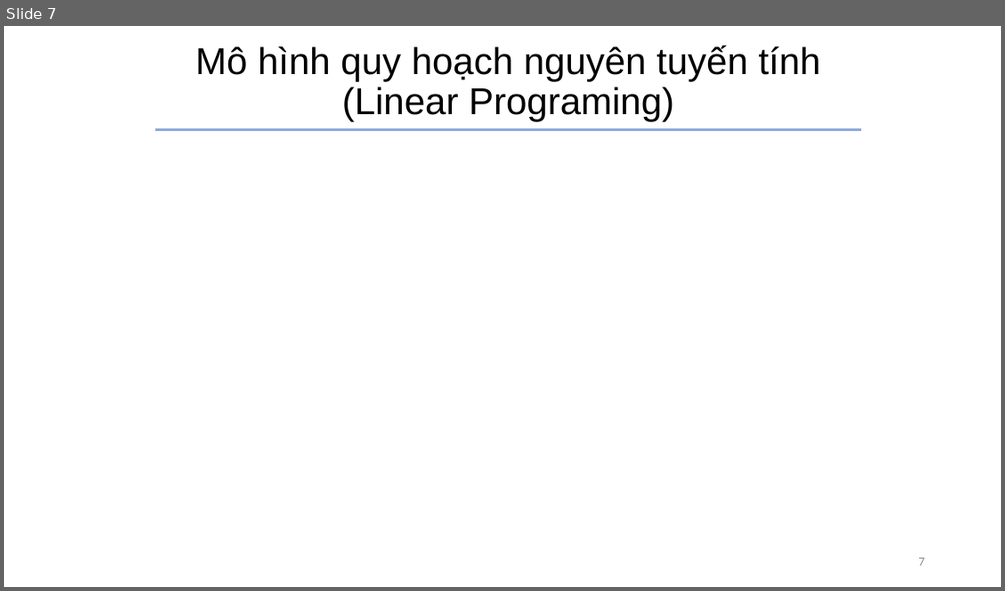
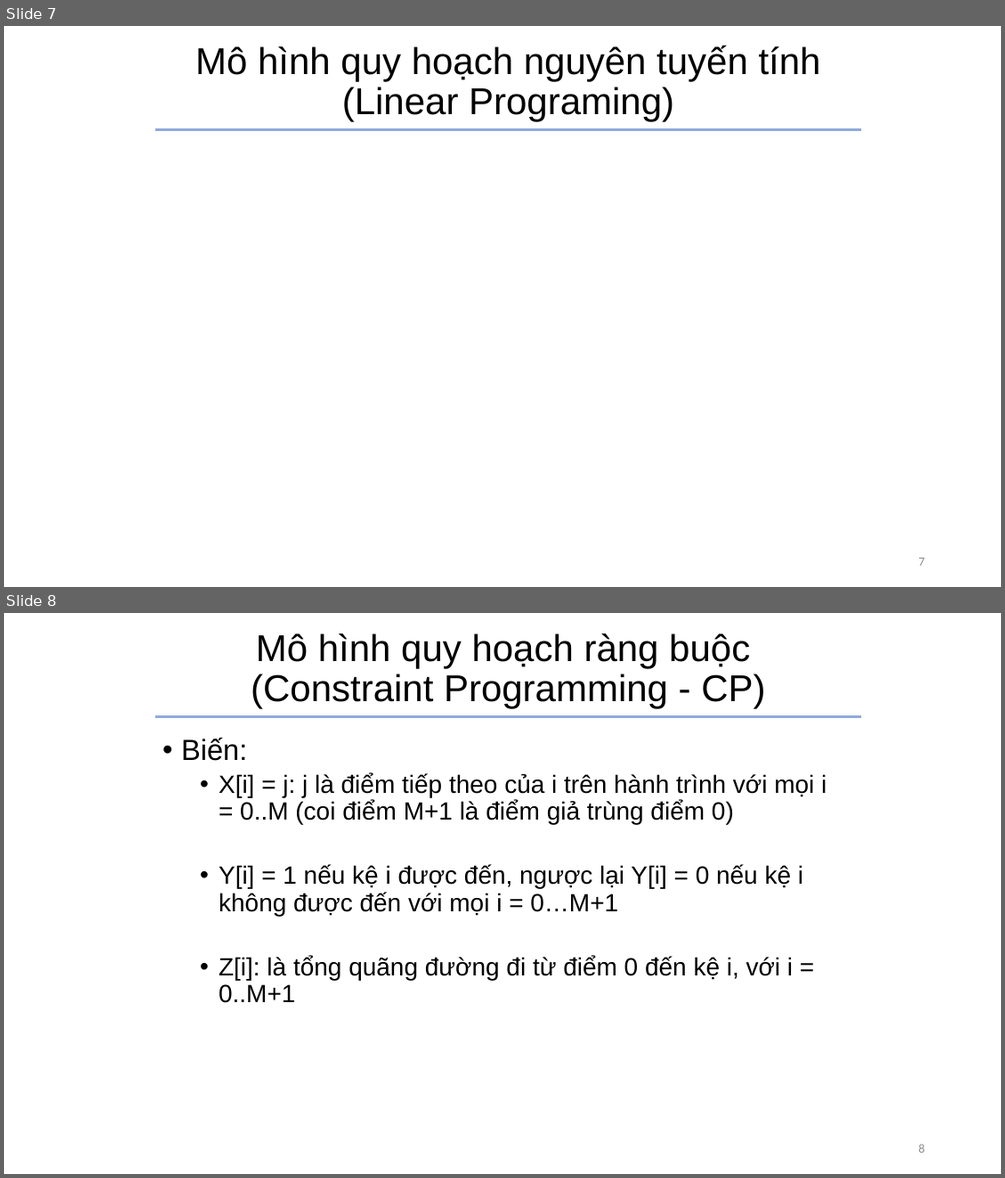
Before and after one commit to doflamingo0/Planning_Optimization, a slide deck: project.pptx. Shown one above the other, each under a label of ours: slide 7 before the commit, slides 7 and 8 after it. The pictures are 1005x591 and 1005x1178 pixels, drawn with LibreOffice and Linux fonts; fonts in the diff are those of the drawing; grey boxes stand for pictures. Boxes give left, top, right and bottom in pixels: in the first picture for what was removed or moved away, otherwise in the second. Text is boxed around its words. In the diff, an @@ line names an element or a change of style, - is before the commit and + after.

```diff
--- a/project.pptx
+++ b/project.pptx
@@ slide 8 added at [4, 613, 1001, 1174], background #FFFFFF @@
@@ title added at [251, 633, 765, 708], 36 pt, text #000000 @@
+Mô hình quy hoạch ràng buộc
+(Constraint Programming - CP)
@@ line added from (155, 717) to (862, 717), #8FAADC 2 pt @@
@@ text added at [181, 738, 826, 1003], 24 pt, text #000000 @@
+• Biến:
+  • X[i] = j: j là điểm tiếp theo của i trên hành trình với mọi i = 0..M (coi điểm M+1 là điểm giả trùng điểm 0)
+  • Y[i] = 1 nếu kệ i được đến, ngược lại Y[i] = 0 nếu kệ i không được đến với mọi i = 0…M+1
+  • Z[i]: là tổng quãng đường đi từ điểm 0 đến kệ i, với i = 0..M+1
@@ page number added at [918, 1143, 924, 1152], 12 pt, text #8C8C8C @@
+8
```
Also in this commit, not shown: 2 other slides added, 11 other files.
